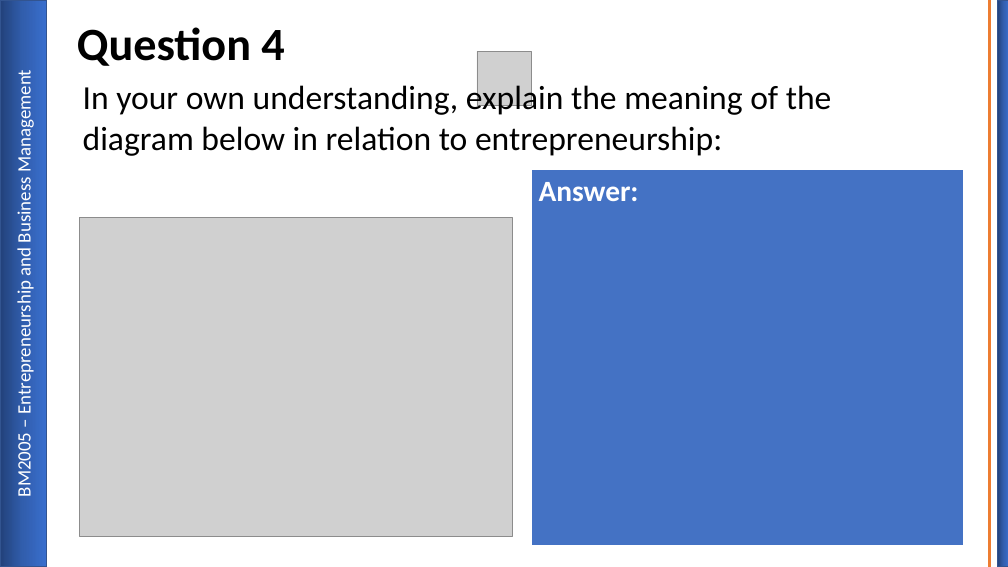
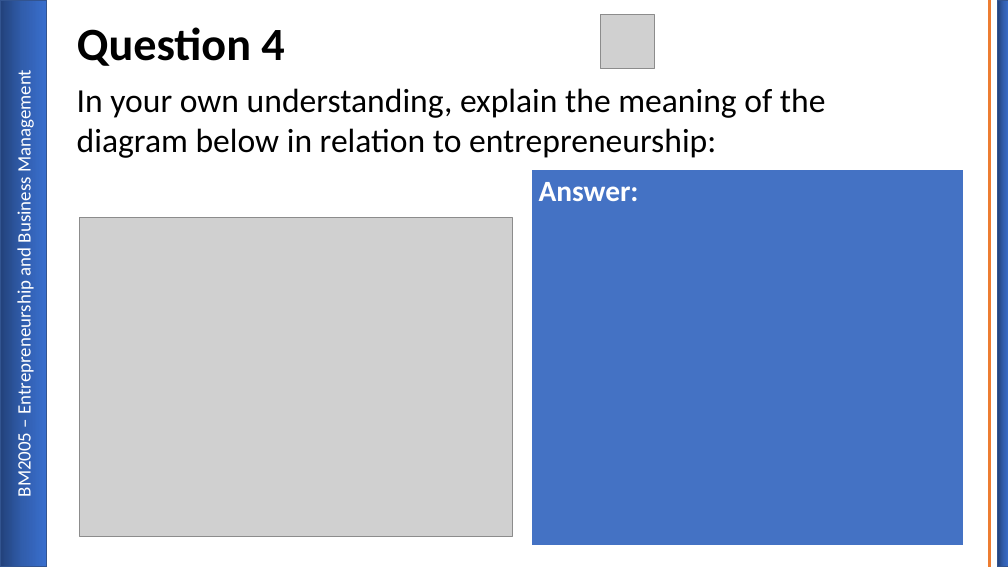
Before and after one commit to gcscourseware/BM2005EntrepreneurshipandBM, a slide deck: slide 7 of LessonAssets/BM2005 Entrepreneurship and BM First Formative.pptx. Drawn at 1008x567 pixels with LibreOffice and Linux fonts; fonts in the diff are those of the drawing; grey boxes stand for pictures; background and template pictures are left out. Boxes give left, top, right and bottom in pixels: in the first picture for what was removed or moved away, otherwise in the second. Text is boxed around its words. In the diff, an @@ line names an element or a change of style, - is before the commit and + after.

Commit message:
LessonUpdates

```diff
--- a/LessonAssets/BM2005 Entrepreneurship and BM First Formative.pptx
+++ b/LessonAssets/BM2005 Entrepreneurship and BM First Formative.pptx
@@ picture: place and size @@
-picture at (477, 51, 531, 105)
+picture at (600, 15, 654, 69)
@@ text "In your own understanding, explain ..." rewrapped from (83, 82, 832, 156) to (77, 88, 826, 158) @@
```
